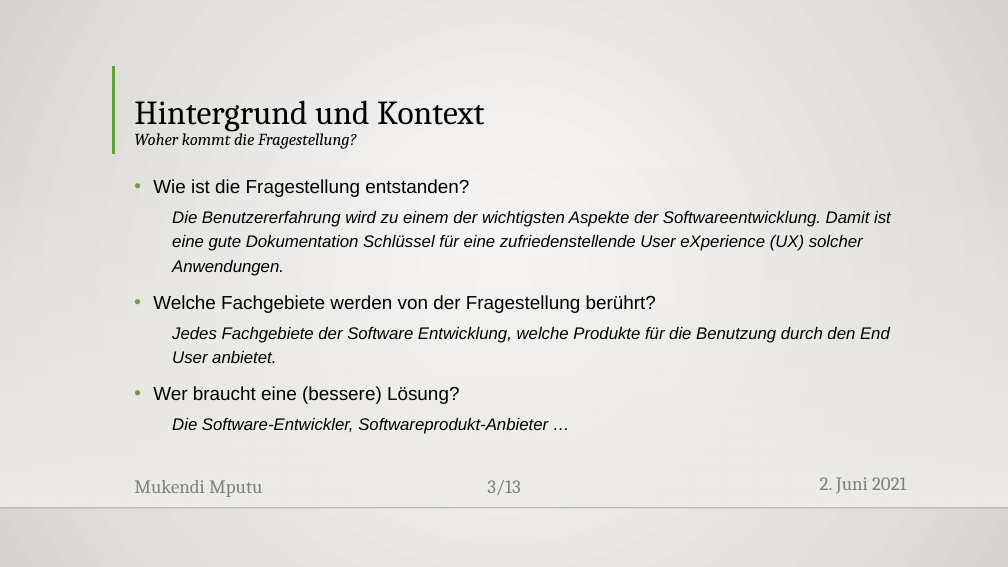
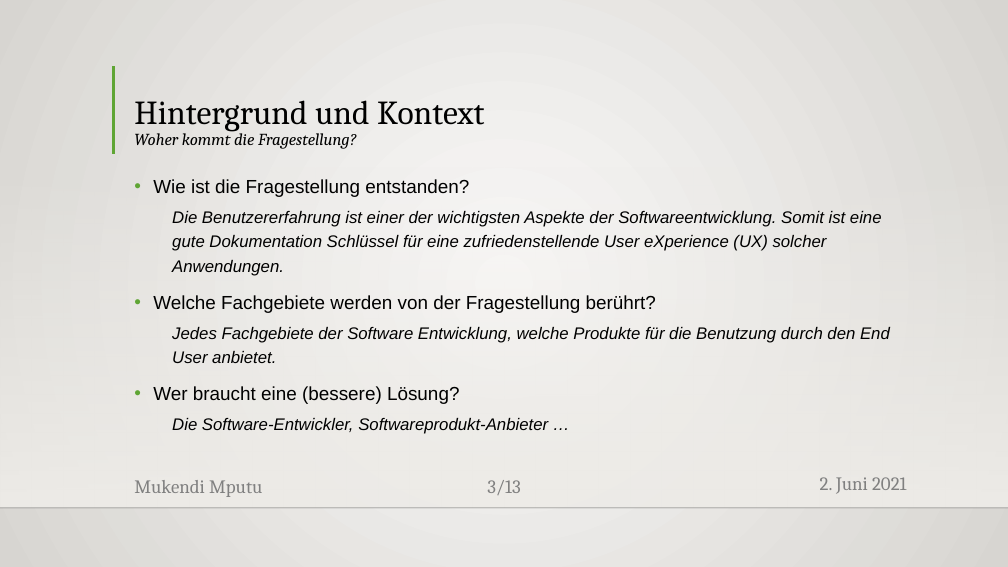
Before and after one commit to MukendiMputu/BachelorThesis, a slide deck: slide 3 of Proposalvortrag.pptx. Drawn at 1008x567 pixels with LibreOffice and Linux fonts; fonts in the diff are those of the drawing; background and template pictures are left out. Boxes give left, top, right and bottom in pixels: in the first picture for what was removed or moved away, otherwise in the second. Text is boxed around its words. In the diff, an @@ line names an element or a change of style, - is before the commit and + after.

```diff
--- a/Proposalvortrag.pptx
+++ b/Proposalvortrag.pptx
@@ text at <box>172,211,882,276</box>: text changed @@
-  Die Benutzererfahrung wird zu einem der wichtigsten Aspekte der Softwareentwicklung. Damit ist eine gute Dokumentation Schlüssel für eine zufriedenstellende User eXperience (UX) solcher Anwendungen.
+  Die Benutzererfahrung ist einer der wichtigsten Aspekte der Softwareentwicklung. Somit ist eine gute Dokumentation Schlüssel für eine zufriedenstellende User eXperience (UX) solcher Anwendungen.
```
Also in this commit, not shown: 2 slides added, 1 slide removed.
